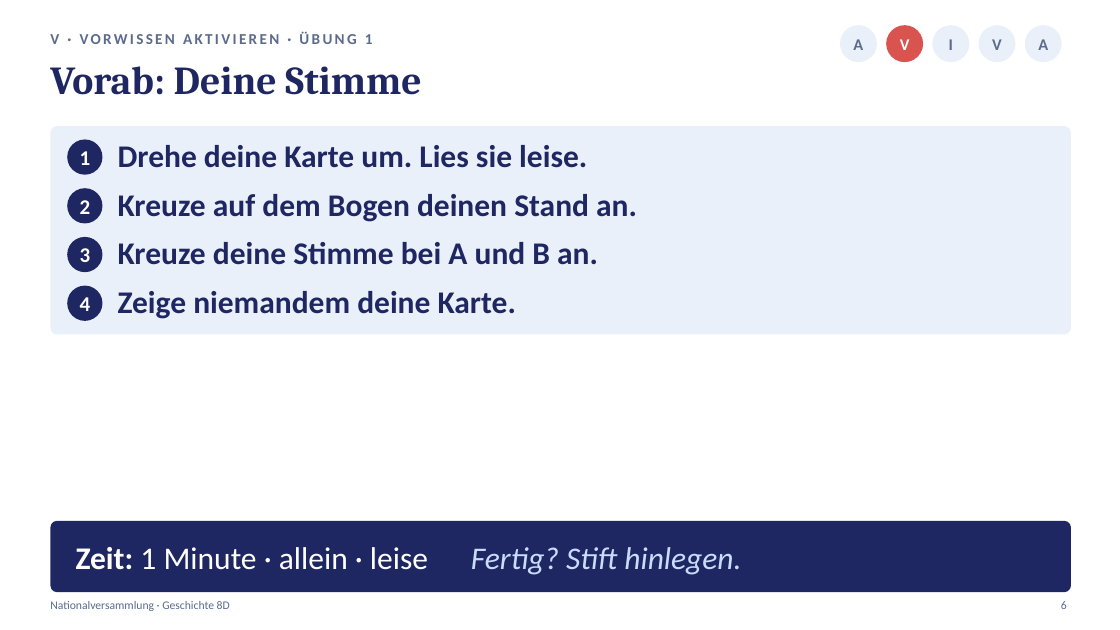
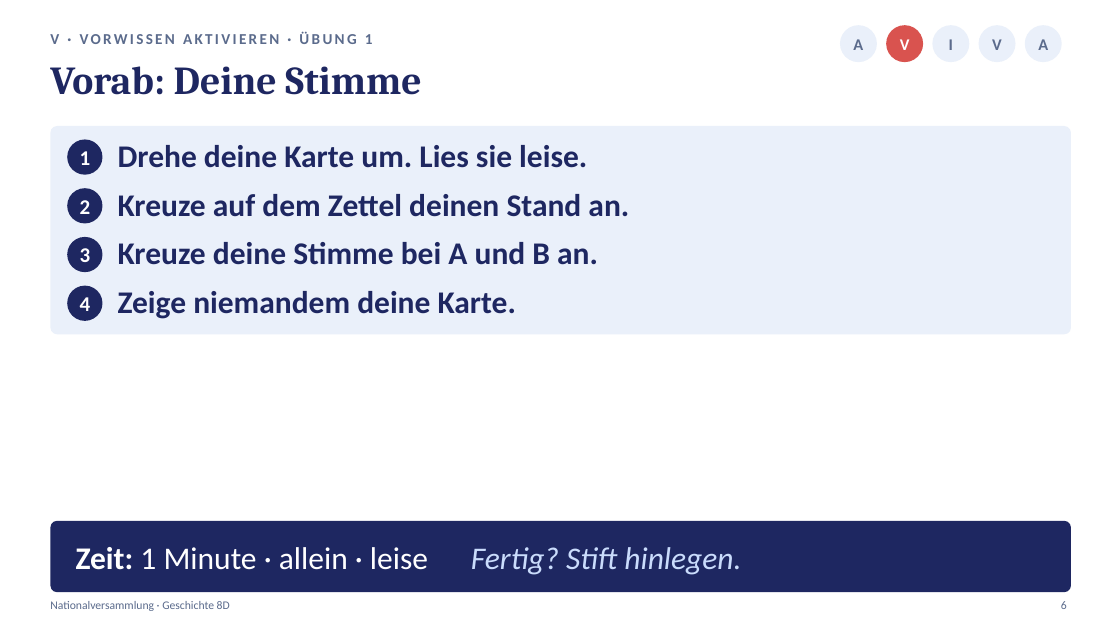
Before and after one commit to golzkonstantin-gif/Schule, a slide deck: slide 6 of Geschichte_8D/Stunde2_Nationalversammlung/Praesentation_Stunde2_Nationalversammlung_8D.pptx. Drawn at 1120x630 pixels with LibreOffice and Linux fonts; fonts in the diff are those of the drawing. Boxes give left, top, right and bottom in pixels: in the first picture for what was removed or moved away, otherwise in the second. Text is boxed around its words. In the diff, an @@ line names an element or a change of style, - is before the commit and + after.

```diff
--- a/Geschichte_8D/Stunde2_Nationalversammlung/Praesentation_Stunde2_Nationalversammlung_8D.pptx
+++ b/Geschichte_8D/Stunde2_Nationalversammlung/Praesentation_Stunde2_Nationalversammlung_8D.pptx
@@ text at bbox=[118, 194, 629, 217]: text changed @@
-Kreuze auf dem Bogen deinen Stand an.
+Kreuze auf dem Zettel deinen Stand an.
```
Also in this commit, not shown: 2 other slides changed, 15 other files.
